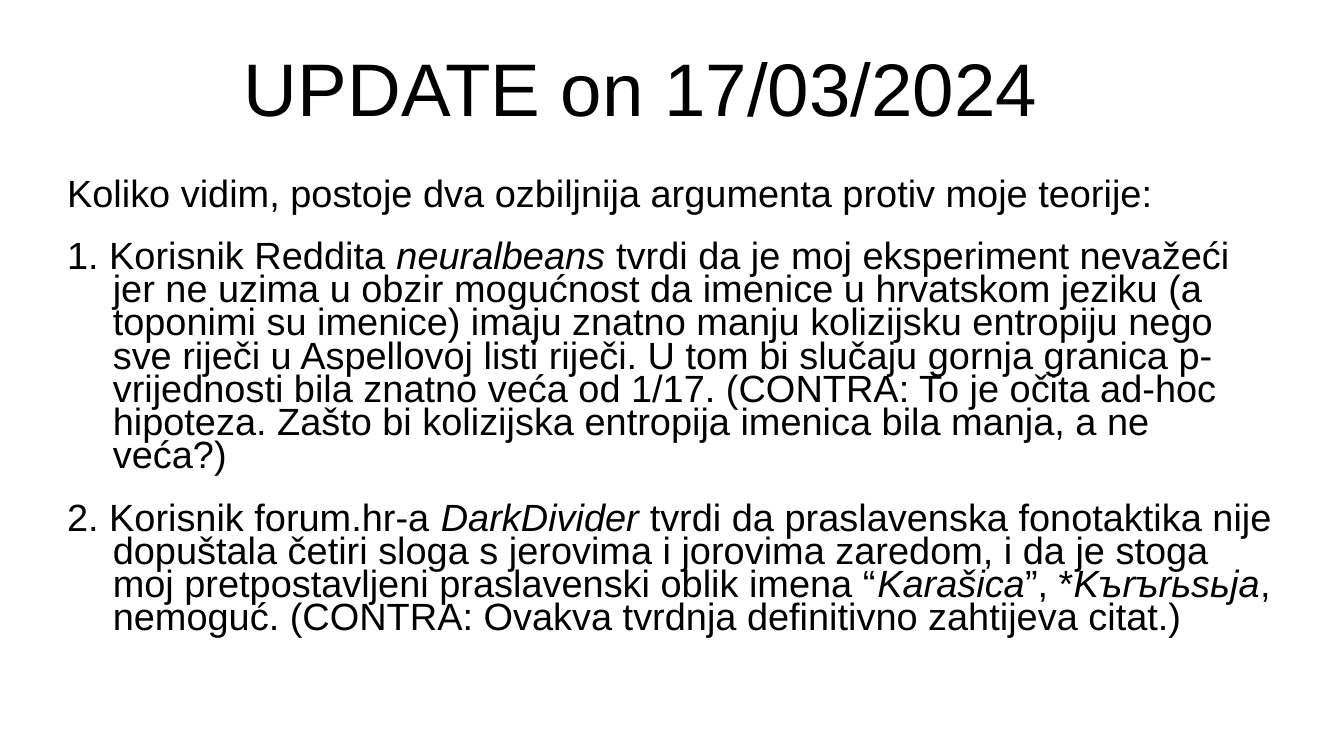
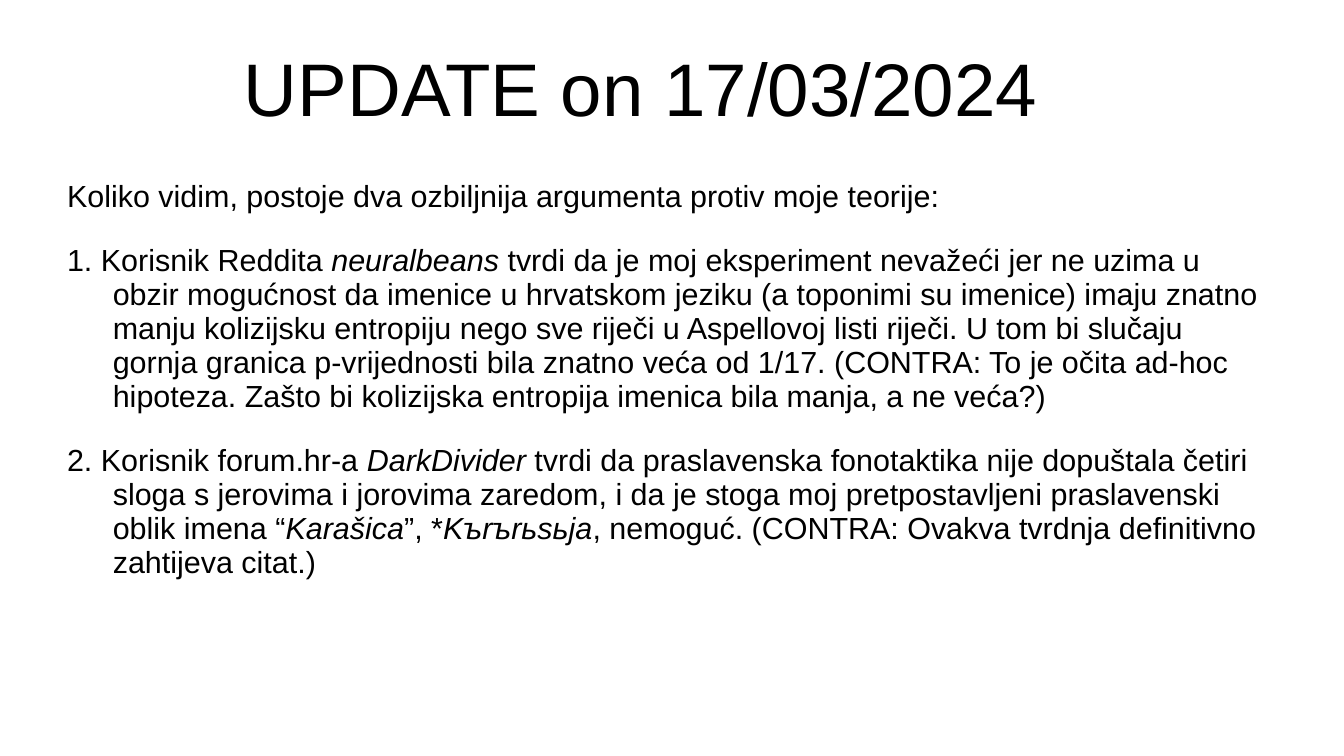
Before and after one commit to FlatAssembler/FlatAssembler.github.io, a slide deck: slide 28 of Karasica.ppt. Drawn at 1344x756 pixels with LibreOffice and Linux fonts; fonts in the diff are those of the drawing. Boxes give left, top, right and bottom in pixels: in the first picture for what was removed or moved away, otherwise in the second. Text is boxed around its words. In the diff, an @@ line names an element or a change of style, - is before the commit and + after.

Commit message:
Improved formatting

```diff
--- a/Karasica.ppt
+++ b/Karasica.ppt
@@ text "Koliko vidim, postoje dva ozbiljnija ..." at (67,185,1257,579): size 22.4 to 18 pt; line spacing 0.73 to 0.93 @@
```
Also in this commit, not shown: 1 other slide changed.
